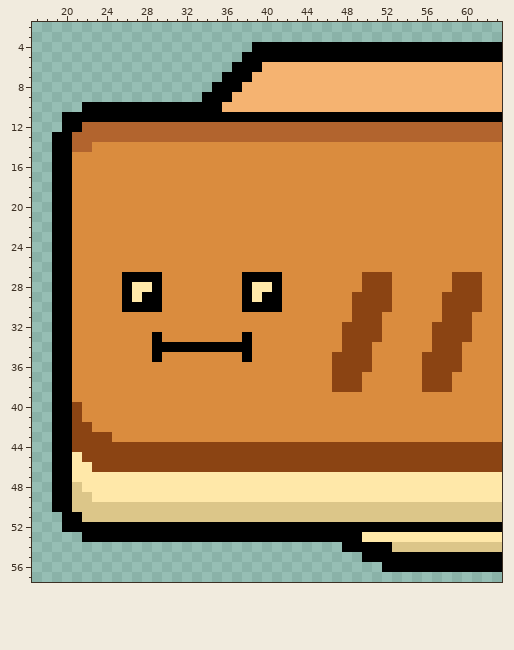
File history of a pixel-art sprite, Resources/Images/Fish/FishHead.png. The picture above was drawn from the file before the commit.
The file is 64x64 pixels. Shown: x 17..63, y 2..57.
The same view after the edit:
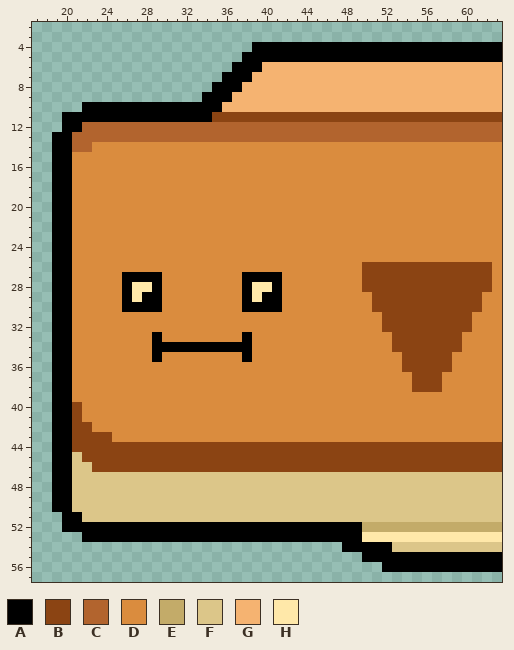
Palette (. is transparent): A #000000  B #8b4413  C #b2642e  D #da8c3e  E #c3ab69  F #dcc689  G #f5b371  H #ffe8a9
Difference:
The author changed colour A to colour B in row 11 at x 35 to 63.
The author changed colour D to colour B in row 26 at x 50 to 62; in rows 27 to 28 at x 53 to 58 and 62; in rows 29 to 30 at x 53 to 57; in row 31 at x 52 to 57; in row 32 at x 52 to 56; in rows 33 to 34 at x 53 to 56.
The author changed colour D to colour B in rows 35 to 36 at x 54 to 55; in rows 37 to 38 at x 55.
The author changed colour B to colour D in rows 29 to 30 at x 49 to 50; in row 31 at x 49 to 51; in row 32 at x 48 to 51; in row 33 at x 48 to 51 and 60; in row 34 at x 48 to 50; in rows 35 to 36 at x 47 to 50 and 59.
The author changed colour B to colour D in rows 37 to 38 at x 47 to 49 and 58.
The author changed colour A to colour E in row 52 at x 50 to 63.
The author changed colour H to colour F in row 45 at x 21; in row 46 at x 21 to 22; in row 47 at x 21 to 63; in row 48 at x 22 to 63; in row 49 at x 23 to 63.
Where, in picture pixels (left, top, right, bottom), the same in both pictures:
changed: (212, 112, 502, 122)
changed: (332, 262, 492, 392)
changed: (72, 452, 502, 532)
